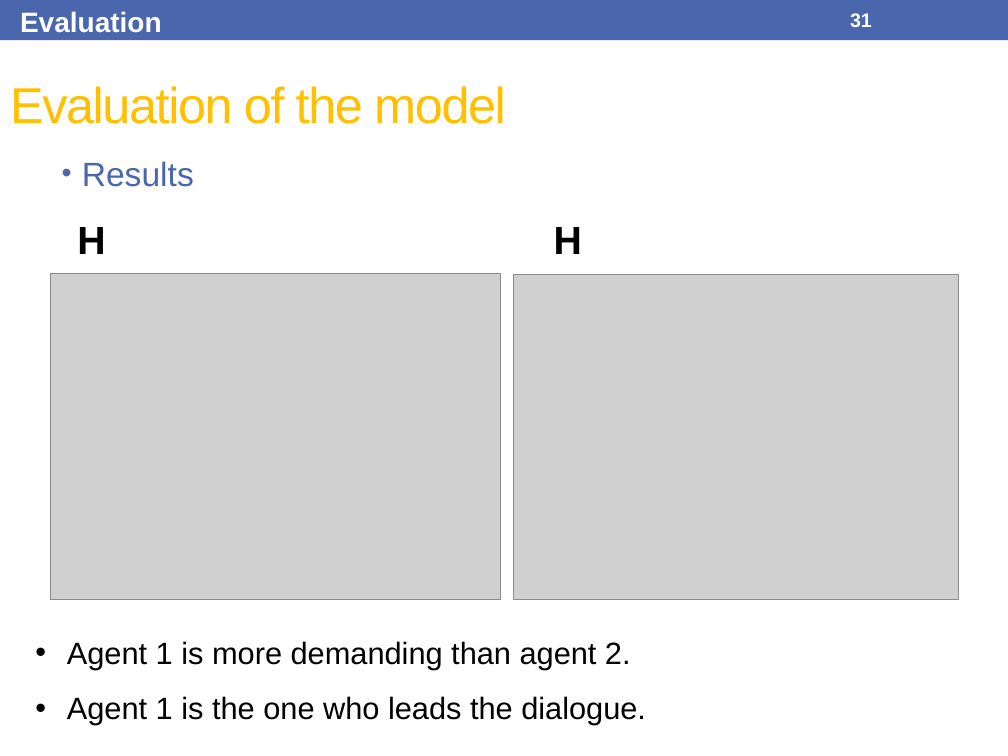
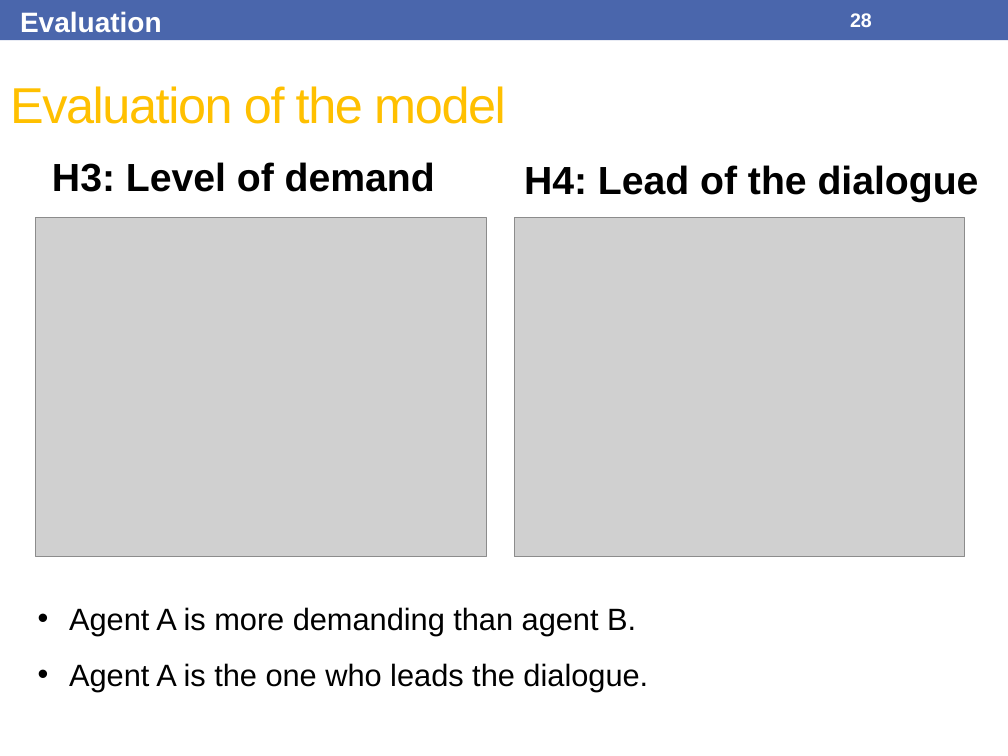
Before and after one commit to Olydia/Discolog, a slide deck: slide 28 of papers/Presentations/IVA17/IVA17.pptx (slide 31 before the commit). Drawn at 1008x756 pixels with LibreOffice and Linux fonts; fonts in the diff are those of the drawing; grey boxes stand for pictures. Boxes give left, top, right and bottom in pixels: in the first picture for what was removed or moved away, otherwise in the second. Text is boxed around its words. In the diff, an @@ line names an element or a change of style, - is before the commit and + after.

```diff
--- a/papers/Presentations/IVA17/IVA17.pptx
+++ b/papers/Presentations/IVA17/IVA17.pptx
@@ page number at (850, 13, 872, 27): text changed @@
-31
+28
@@ text added at (52, 162, 435, 192), 28 pt, text #000000, bold @@
+H3: Level of demand
@@ text removed at (82, 161, 194, 187) @@
-• Results
@@ text added at (524, 165, 979, 202), 28 pt, text #000000, bold @@
+H4: Lead of the dialogue
@@ picture: place and size @@
-picture at (50, 273, 500, 599)
+picture at (35, 218, 486, 556)
@@ text removed at (68, 210, 133, 267) @@
-H3
@@ picture: place and size @@
-picture at (513, 274, 959, 600)
+picture at (514, 218, 965, 556)
@@ text removed at (543, 210, 609, 267) @@
-H4
@@ text at (69, 607, 648, 691): text changed @@
-• Agent 1 is more demanding than agent 2.
-• Agent 1 is the one who leads the dialogue.
+• Agent A is more demanding than agent B.
+• Agent A is the one who leads the dialogue.
```
Also in this commit, not shown: 21 other slides changed, 5 slides added, 7 slides removed, 5 other files.
